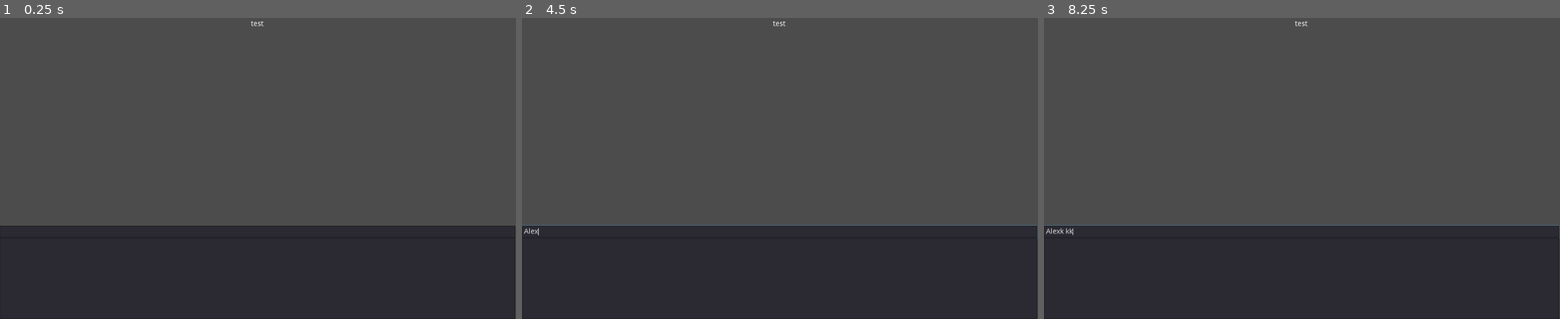
Above: before the commit, frames 1-3 (left to right).
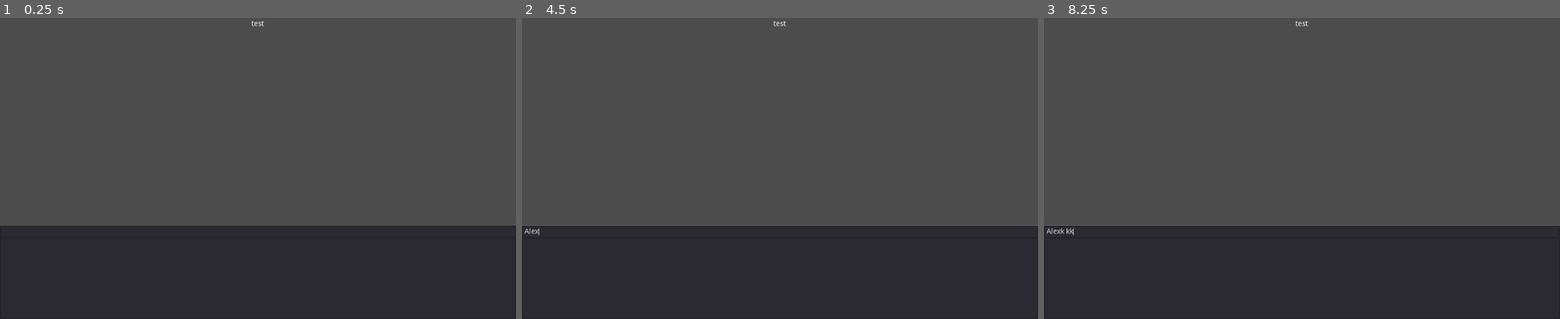
Above: after the commit, the same moments.

Repository: copperTones/Project-Todo-List
Game: Godot game, scene res://scenes/default.tscn
The game is run twice, just before and just after one commit, with the same random seed, the same clock (stepped at 60 frames per second) and the same inputs.
Inputs (mouse positions are in pixels of both pictures, inside the frame that each line leads up to):
- Up to frame 1 (0.25 s): no input
- Up to frame 2 (4.5 s): click (780, 231) at 0.52 s; type "Alex" at 0.6 s; click (780, 276) at 0.75 s; type "12" at 0.83 s; type "test" at 1.25 s; tap Enter at 2, 3.5 s; drag from (780, 24) to (831, 102) at 2.02 s; tap Space at 2.75, 4.25 s; drag from (676, 183) to (754, 228) at 2.77 s; move the mouse to (831, 102) at 3.52 s; tap K at 3.6 s; click (831, 102) at 3.67 s; drag from (754, 228) to (625, 123) at 4.27 s
- Up to frame 3 (8.25 s): tap Enter at 5 s; move the mouse to (1456, 213) at 5.02 s; tap K at 5.1, 6.6, 8.1 s; click (1456, 213) at 5.17 s; tap Space at 5.75 s; drag from (1147, 123) to (1224, 93) at 5.77 s; move the mouse to (1327, 168) at 6.52 s; click (1327, 168) at 6.67 s; drag from (1224, 93) to (1198, 183) at 7.27 s; move the mouse to (1415, 153) at 8.02 s; click (1415, 153) at 8.17 s

The runs differ from the first frame. In frame 1, less than 0.1% of the frame differs, in the area x 48-100%, y 1-100%; in frame 2, 0.1%; in frame 3, 0.1%, in the area x 0-100%, y 1-100%.
Error in both runs: Invalid get index 'groups' (on base: 'Nil'). (res://scripts/project.gd:10)

Commit message:
fixed root node margins

Diff:
--- a/scenes/default.tscn
+++ b/scenes/default.tscn
@@ -7,8 +7,6 @@
 [node name="default" type="Control"]
 anchor_right = 1.0
 anchor_bottom = 1.0
-margin_left = -1.0
-margin_right = -1.0
 script = ExtResource( 2 )
 
 [node name="title" type="Label" parent="."]
